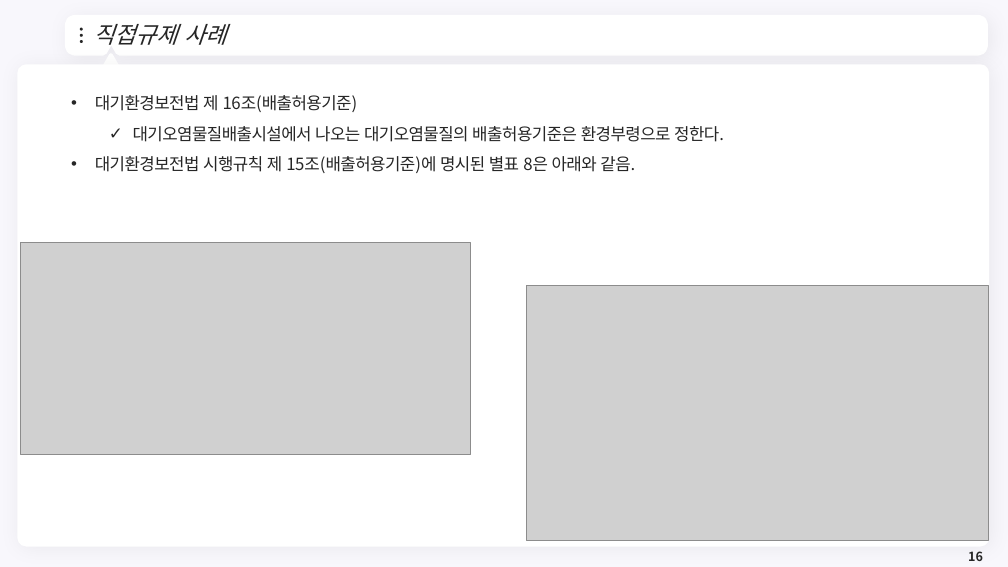
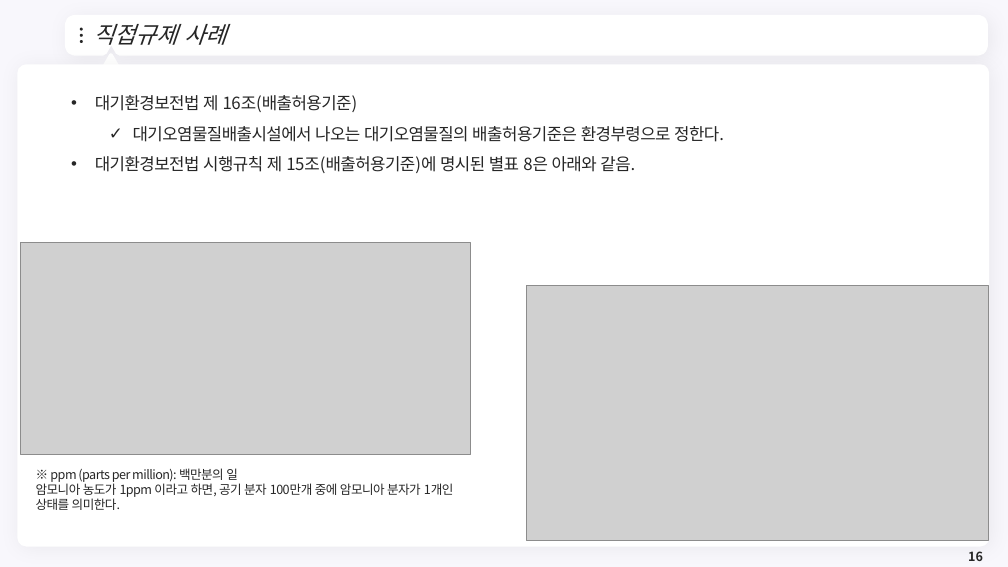
Before and after one commit to meandthey/Teaching, a slide deck: slide 16 of 환경경제학/2026-1/환경경제학_Chapter_05.pptx. Drawn at 1008x567 pixels with LibreOffice and Linux fonts; fonts in the diff are those of the drawing; grey boxes stand for pictures; background and template pictures are left out. Boxes give left, top, right and bottom in pixels: in the first picture for what was removed or moved away, otherwise in the second. Text is boxed around its words. In the diff, an @@ line names an element or a change of style, - is before the commit and + after.

```diff
--- a/환경경제학/2026-1/환경경제학_Chapter_05.pptx
+++ b/환경경제학/2026-1/환경경제학_Chapter_05.pptx
@@ text added at [36, 468, 454, 510], 12 pt, text #262626 @@
+※ ppm (parts per million): 백만분의 일
+암모니아 농도가 1ppm 이라고 하면, 공기 분자 100만개 중에 암모니아 분자가 1개인 상태를 의미한다.
```
Also in this commit, not shown: 8 other slides changed, 9 other files.
